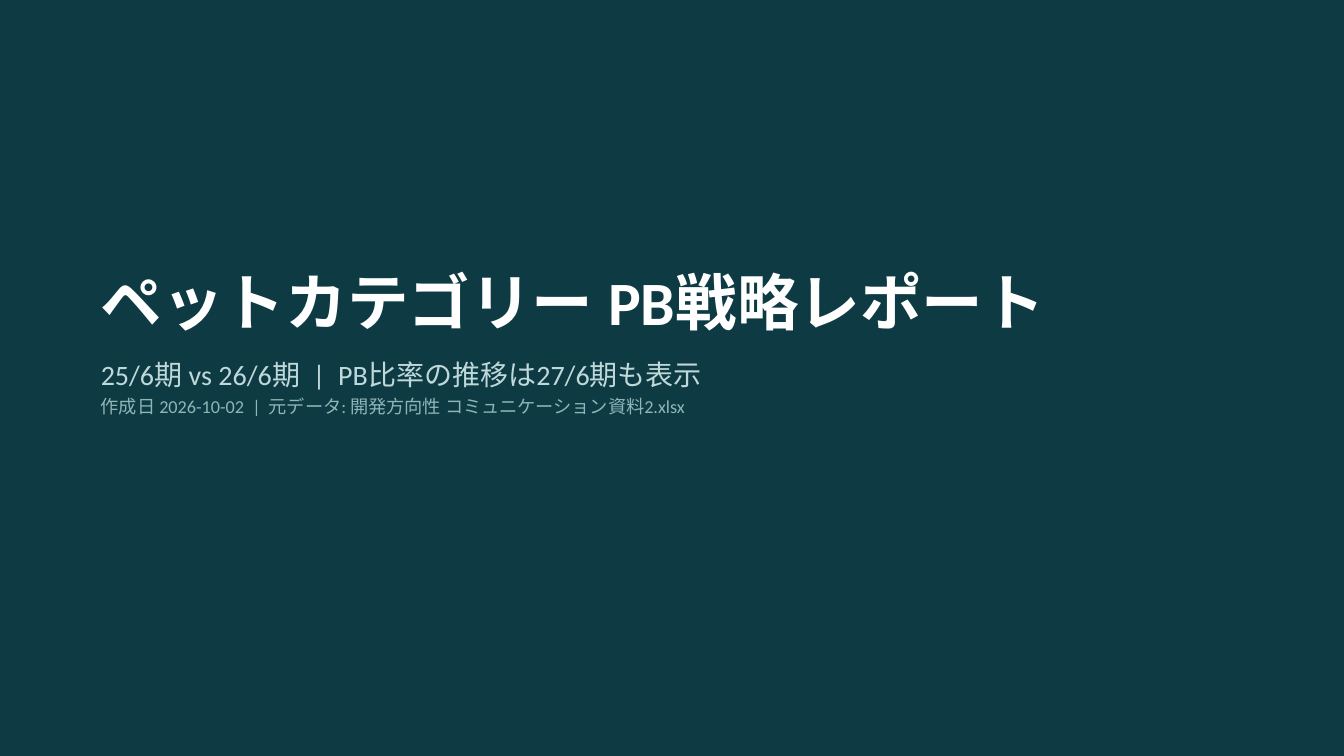
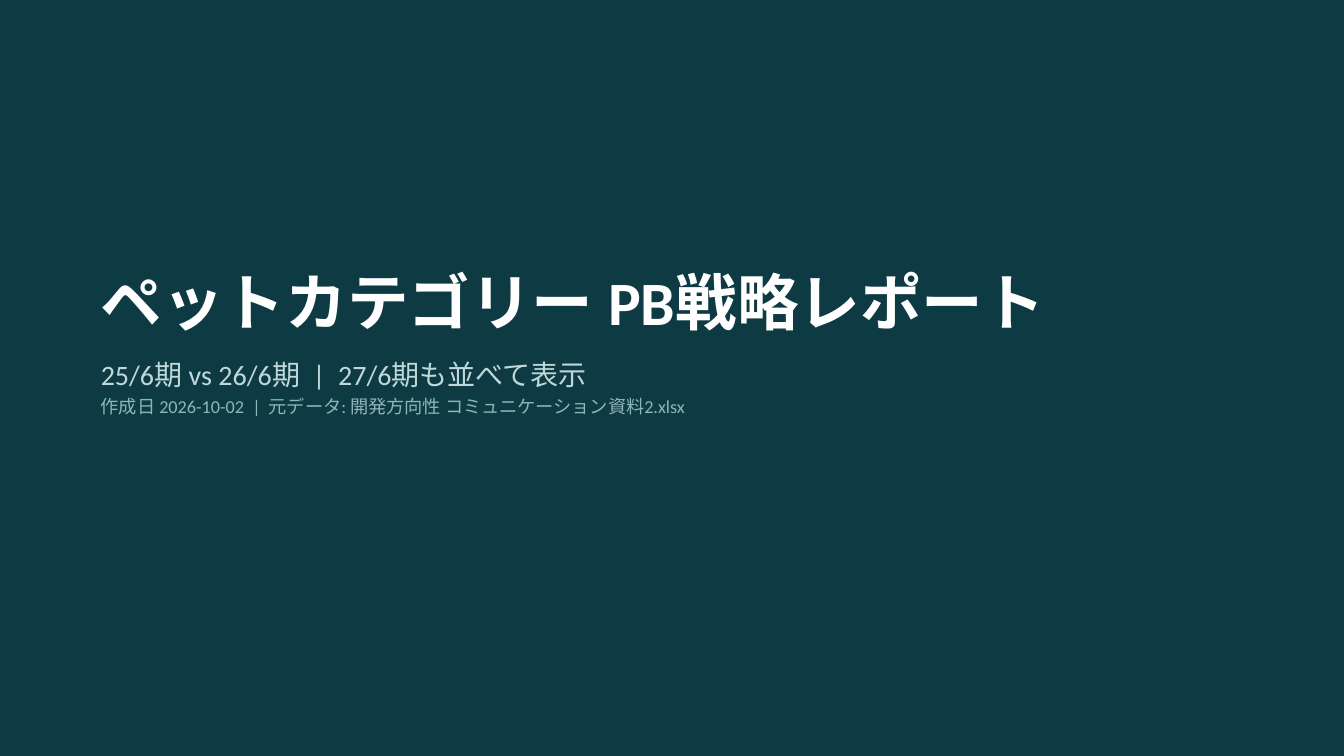
Before and after one commit to akhatri404/trial, a slide deck: slide 1 of 開発方向性 コミュニケーション資料2_PBレポート (2).pptx. Drawn at 1344x756 pixels with LibreOffice and Linux fonts; fonts in the diff are those of the drawing. Boxes give left, top, right and bottom in pixels: in the first picture for what was removed or moved away, otherwise in the second. Text is boxed around its words. In the diff, an @@ line names an element or a change of style, - is before the commit and + after.

```diff
--- a/開発方向性 コミュニケーション資料2_PBレポート (2).pptx
+++ b/開発方向性 コミュニケーション資料2_PBレポート (2).pptx
@@ subtitle at bbox=[101, 362, 587, 387]: text changed @@
-25/6期 vs 26/6期 | PB比率の推移は27/6期も表示
+25/6期 vs 26/6期 | 27/6期も並べて表示
```
Also in this commit, not shown: 11 other slides changed, 2 slides added, 4 slides removed, 2 other files.
